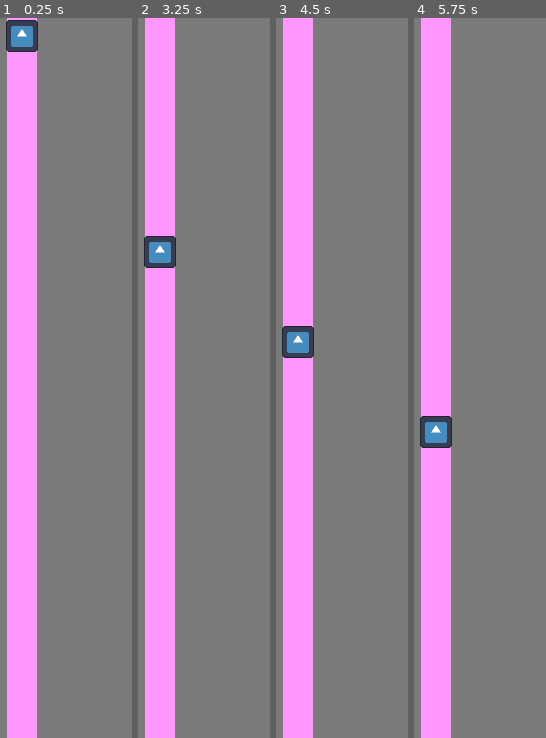
Above: before the commit, frames 1-4 (left to right).
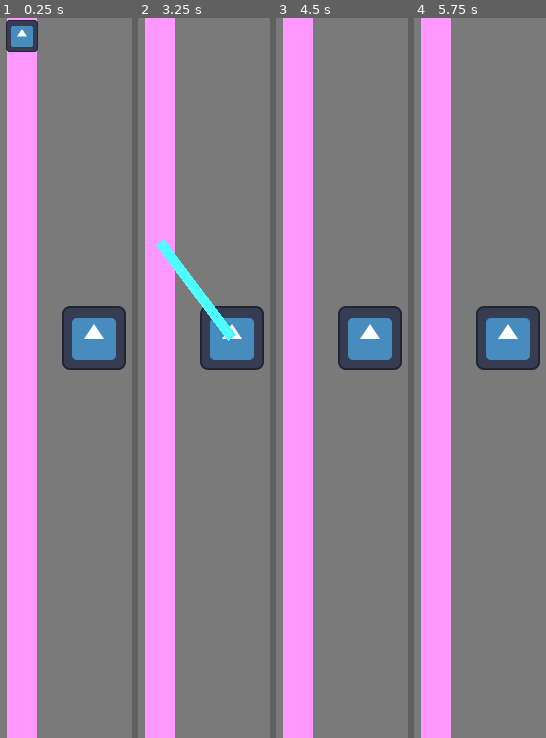
Above: after the commit, the same moments.

Repository: wbryceangell/godot_tower_defense
Game: Godot game, scene res://main.tscn
The game is run twice, just before and just after one commit, with the same random seed, the same clock (stepped at 60 frames per second) and the same inputs. The engine's default icon, where the game draws it, is replaced by a stand-in: a white triangle on a blue panel in a dark square.
Inputs:
- Up to frame 1 (0.25 s): no input
- Up to frame 2 (3.25 s): no input
- Up to frame 3 (4.5 s): no input
- Up to frame 4 (5.75 s): no input

The runs differ from the first frame. In frame 1, 4.3% of the frame differs, in the area x 46-96%, y 40-49%; in frame 2, 5.9%, in the area x 4-96%, y 30-49%; in frame 3, 5.3%; in frame 4, 5.3%.

Commit message:
create zap mechanic from tower to mob

Diff:
--- a/levels/level.gd
+++ b/levels/level.gd
@@ -6,4 +6,4 @@
 # Called every frame. 'delta' is the elapsed time since the previous frame.
 func _process(delta):
 	$Path2D/PathFollow2D.progress_ratio += delta / 10
-	$Sprite2D.position = $Path2D/PathFollow2D.position
+	$Mob.position = $Path2D/PathFollow2D.position
--- a/levels/level.tscn
+++ b/levels/level.tscn
@@ -2,7 +2,7 @@
 
 [ext_resource type="Script" path="res://levels/level.gd" id="1_hk03b"]
 [ext_resource type="PackedScene" uid="uid://cvo1ytq8u3gde" path="res://levels/path_line/path_line.tscn" id="2_0rrd0"]
-[ext_resource type="Texture2D" uid="uid://d2nh4gp0c03oi" path="res://icon.svg" id="2_roqci"]
+[ext_resource type="PackedScene" uid="uid://bq15cl8f0w6qp" path="res://mobs/mob.tscn" id="3_pebnd"]
 
 [sub_resource type="Curve2D" id="Curve2D_u0qta"]
 _data = {
@@ -31,6 +31,4 @@
 [node name="PathLine" parent="." node_paths=PackedStringArray("path") instance=ExtResource("2_0rrd0")]
 path = NodePath("../Path2D")
 
-[node name="Sprite2D" type="Sprite2D" parent="."]
-scale = Vector2(0.25, 0.25)
-texture = ExtResource("2_roqci")
+[node name="Mob" parent="." instance=ExtResource("3_pebnd")]
--- /dev/null
+++ b/main.gd
@@ -0,0 +1,5 @@
+extends Node
+
+func _on_tower_zapping(mob: Node2D):
+	$Zap.zap_something(mob.position, $Tower.position)
+	mob.hide()
--- a/main.tscn
+++ b/main.tscn
@@ -1,7 +1,18 @@
-[gd_scene load_steps=2 format=3 uid="uid://dbeuvyju476va"]
+[gd_scene load_steps=5 format=3 uid="uid://dbeuvyju476va"]
 
 [ext_resource type="PackedScene" uid="uid://csgey8qxilf2d" path="res://levels/level.tscn" id="1_5dao7"]
+[ext_resource type="Script" path="res://main.gd" id="1_wlbae"]
+[ext_resource type="PackedScene" uid="uid://c0awfffr5s53o" path="res://towers/tower.tscn" id="2_rptq1"]
+[ext_resource type="PackedScene" uid="uid://cg2p7fa0bi5i0" path="res://projectiles/zap.tscn" id="4_ee5gs"]
 
 [node name="Main" type="Node"]
+script = ExtResource("1_wlbae")
 
 [node name="Level" parent="." instance=ExtResource("1_5dao7")]
+
+[node name="Tower" parent="." instance=ExtResource("2_rptq1")]
+position = Vector2(312, 320)
+
+[node name="Zap" parent="." instance=ExtResource("4_ee5gs")]
+
+[connection signal="zapping" from="Tower" to="." method="_on_tower_zapping"]
--- /dev/null
+++ b/mobs/mob.tscn
@@ -0,0 +1,15 @@
+[gd_scene load_steps=3 format=3 uid="uid://bq15cl8f0w6qp"]
+
+[ext_resource type="Texture2D" uid="uid://d2nh4gp0c03oi" path="res://icon.svg" id="1_4ebow"]
+
+[sub_resource type="RectangleShape2D" id="RectangleShape2D_w42fb"]
+size = Vector2(32, 32)
+
+[node name="CharacterBody2D" type="CharacterBody2D"]
+
+[node name="Sprite2D" type="Sprite2D" parent="."]
+scale = Vector2(0.25, 0.25)
+texture = ExtResource("1_4ebow")
+
+[node name="CollisionShape2D" type="CollisionShape2D" parent="."]
+shape = SubResource("RectangleShape2D_w42fb")
--- /dev/null
+++ b/projectiles/zap.gd
@@ -0,0 +1,11 @@
+extends Line2D
+
+@export var zap_time_secs: float = 1
+
+func zap_something(point1: Vector2, point2: Vector2):
+	$Timer.start(zap_time_secs)
+	add_point(point1)
+	add_point(point2)
+
+func _on_timer_timeout():
+	clear_points()
--- /dev/null
+++ b/projectiles/zap.tscn
@@ -0,0 +1,12 @@
+[gd_scene load_steps=2 format=3 uid="uid://cg2p7fa0bi5i0"]
+
+[ext_resource type="Script" path="res://projectiles/zap.gd" id="1_w7v2h"]
+
+[node name="Line2D" type="Line2D"]
+default_color = Color(0.309804, 1, 1, 1)
+script = ExtResource("1_w7v2h")
+
+[node name="Timer" type="Timer" parent="."]
+one_shot = true
+
+[connection signal="timeout" from="Timer" to="." method="_on_timer_timeout"]
--- a/tower.gd
+++ /dev/null
@@ -1,7 +0,0 @@
-extends Node
-
-func _ready():
-	pass
-
-func _process(delta):
-	pass
--- /dev/null
+++ b/towers/tower.gd
@@ -0,0 +1,6 @@
+extends Node
+
+signal zapping
+
+func _on_body_entered(body: Node2D):
+	zapping.emit(body)
--- a/tower.tscn
+++ b/towers/tower.tscn
@@ -1,7 +1,7 @@
 [gd_scene load_steps=4 format=3 uid="uid://c0awfffr5s53o"]
 
 [ext_resource type="Texture2D" uid="uid://d2nh4gp0c03oi" path="res://icon.svg" id="1_830i2"]
-[ext_resource type="Script" path="res://tower.gd" id="1_tn2v2"]
+[ext_resource type="Script" path="res://towers/tower.gd" id="1_tn2v2"]
 
 [sub_resource type="CircleShape2D" id="CircleShape2D_ilouc"]
 radius = 100.0
@@ -16,7 +16,4 @@
 [node name="CollisionShape2D" type="CollisionShape2D" parent="."]
 shape = SubResource("CircleShape2D_ilouc")
 
-[node name="Line2D" type="Line2D" parent="."]
-default_color = Color(0.309804, 1, 1, 1)
-
-[node name="Timer" type="Timer" parent="."]
+[connection signal="body_entered" from="." to="." method="_on_body_entered"]
